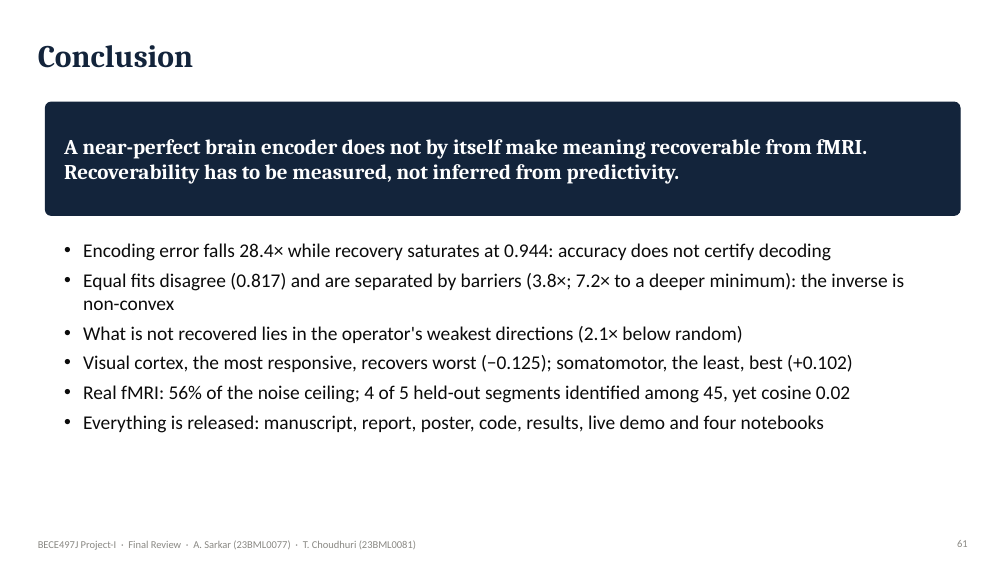
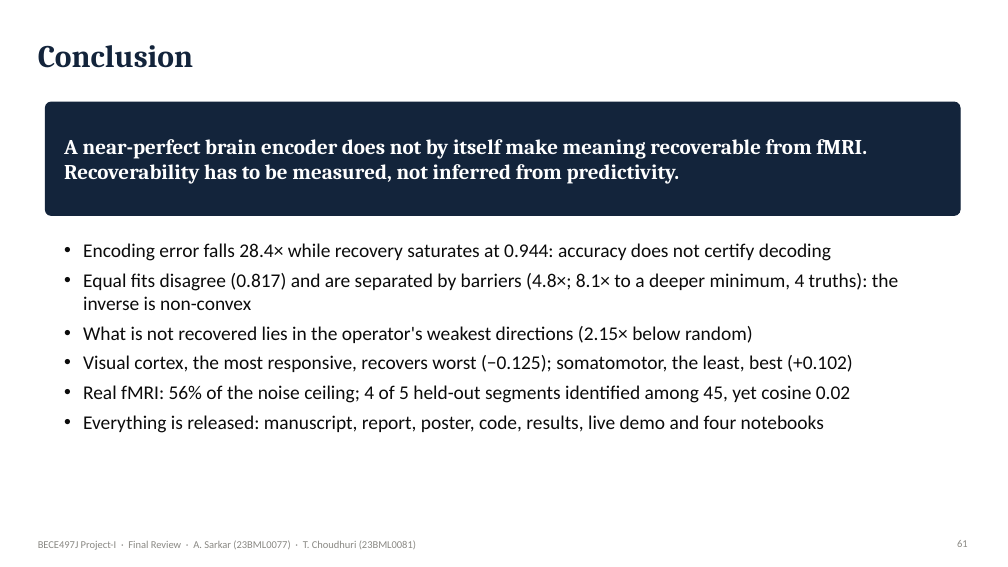
Before and after one commit to Ivxn404/semantic-decoding-tribe-inversion, a slide deck: slide 61 of deck/Final_Sarkar_Choudhuri.pptx. Drawn at 1008x567 pixels with LibreOffice and Linux fonts; fonts in the diff are those of the drawing. Boxes give left, top, right and bottom in pixels: in the first picture for what was removed or moved away, otherwise in the second. Text is boxed around its words. In the diff, an @@ line names an element or a change of style, - is before the commit and + after.

Commit message:
Barrier and sensitivity tests on four ground truths: update results, figures, report, poster, deck, demo, docs

```diff
--- a/deck/Final_Sarkar_Choudhuri.pptx
+++ b/deck/Final_Sarkar_Choudhuri.pptx
@@ text at (83, 273, 898, 343): text changed @@
-• Equal fits disagree (0.817) and are separated by barriers (3.8×; 7.2× to a deeper minimum): the inverse is non-convex
-• What is not recovered lies in the operator's weakest directions (2.1× below random)
+• Equal fits disagree (0.817) and are separated by barriers (4.8×; 8.1× to a deeper minimum, 4 truths): the inverse is non-convex
+• What is not recovered lies in the operator's weakest directions (2.15× below random)
```
Also in this commit, not shown: 12 other slides changed, 18 other files.
